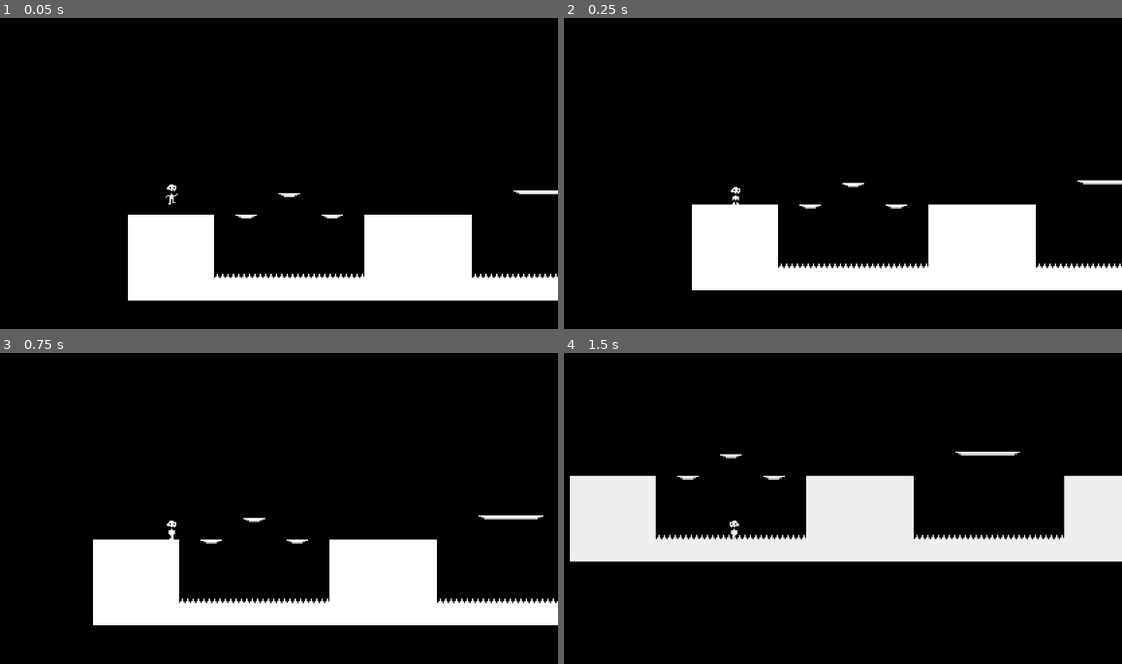
Above: before the commit, frames 1-4 (two rows, left to right).
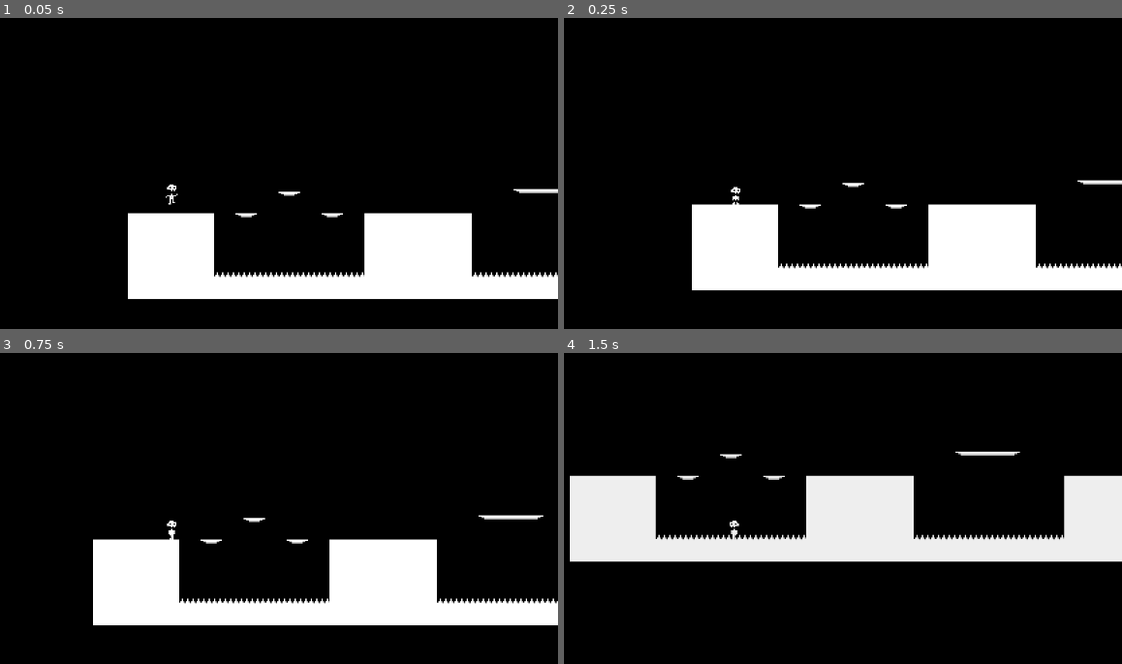
Above: after the commit, the same moments.

Repository: epicfarmer/gmtk2024
Game: Godot game, scene res://levels/Level1.tscn
Two runs of this game, one before a commit and one after it. Both use one fixed random seed, a clock stepped at 60 frames per second and the inputs below. Sound files missing from this copy of the repository are replaced by a short silence.
Inputs:
- Up to frame 1 (0.05 s): no input
- Up to frame 2 (0.25 s): no input
- Up to frame 3 (0.75 s): tap Enter at 0.5 s; hold D (move_right) from 0.53 s (still down)
- Up to frame 4 (1.5 s): tap Space (jump) at 0.77 s; release D (move_right) at 1.28 s; hold A (move_left) from 1.28 s (still down)

The runs differ from the first frame. In frame 1, 1.4% of the frame differs, in the area x 22-100%, y 54-91%; in frame 2, nothing differs; in frame 3, nothing differs; in frame 4, nothing differs.

Commit message:
fixed some stuff with falling platforms

Diff:
--- a/levels/Level2.tscn
+++ b/levels/Level2.tscn
@@ -19,7 +19,7 @@
 size = Vector2(32, 32)
 
 [sub_resource type="RectangleShape2D" id="RectangleShape2D_tdry8"]
-size = Vector2(65, 3)
+size = Vector2(62, 3)
 
 [node name="OuterLevel" type="Area2D"]
 script = ExtResource("1_t64aj")
@@ -58,7 +58,7 @@
 position = Vector2(145, -34)
 
 [node name="CollisionShape2D" type="CollisionShape2D" parent="killzone3"]
-position = Vector2(0.5, 0.5)
+position = Vector2(-1, 0.5)
 shape = SubResource("RectangleShape2D_tdry8")
 
 [node name="Inner Level" parent="." instance=ExtResource("6_dnkbp")]
--- a/levels/Level3.tscn
+++ b/levels/Level3.tscn
@@ -48,7 +48,6 @@
 
 [node name="FallingPlatform" parent="." instance=ExtResource("7_pyidj")]
 position = Vector2(56, -35)
-freeze = false
 
 [node name="killzone" parent="." instance=ExtResource("8_rgrgt")]
 
--- a/scripts/EnteringBody.gd
+++ b/scripts/EnteringBody.gd
@@ -20,21 +20,27 @@
 	entry_timer.one_shot = true
 	has_camera = body.has_node("Camera")
 	parent_scene = body.get_parent()
-	frozen = false
+	if has_camera:
+		frozen = false
+	else:
+		frozen = true
 
 func freeze_body():
 	if not frozen:
 		body.freeze = true
 		entry_timer.paused = true
-	frozen = true
 
 func unfreeze_body():
 	if frozen:
 		body.freeze = false
 		entry_timer.paused = false
-	frozen = false
 
 func _process(_delta):
+	if frozen:
+		if not body.freeze:
+			frozen = false
+		else:
+			return
 	if not has_camera and parent_scene.inside:
 		call_deferred("unfreeze_body")
 	elif not has_camera and not parent_scene.inside:
@@ -49,9 +55,12 @@
 	else:
 		entry_timer.autostart = true
 	parent_scene = scene
-	print("here")
+
+	if not (has_camera or not self.frozen):
+		return
+
 	var audio = get_node("../ShrinkSound")
-	print(audio)
+
 	if (audio != null) and is_inside_tree():
 		audio.play()
 
@@ -62,6 +71,9 @@
 	else:
 		entry_timer.autostart = true
 	parent_scene = scene
+
+	if not (has_camera or not self.frozen):
+		return
 	var audio = get_node("../GrowSound")
 	if audio != null:
 		audio.play()
--- a/scripts/FallOnCollision.gd
+++ b/scripts/FallOnCollision.gd
@@ -9,7 +9,9 @@
 func unfreeze_parent():
 	if(parent.freeze):
 		audio.play()
+	# parent.frozen = false
 	parent.freeze = false
+
 
 func _on_body_entered(_body):
 	call_deferred("unfreeze_parent")
--- a/scripts/levelmanager.gd
+++ b/scripts/levelmanager.gd
@@ -13,7 +13,7 @@
 	# Levels are loaded in alphabetical order
 	_populate_levels()
 	current_level = levels[0]
-	restart()
+	#restart()
 #	var root = get_tree().root
 
 func _populate_levels():
Not shown: 1 places in levels/Level2.tscn that only renumber resources
Not shown: 1 places in levels/Level2Inner/Inner_1.tscn that only renumber resources
Not shown: 1 places in levels/Level3.tscn that only renumber resources
